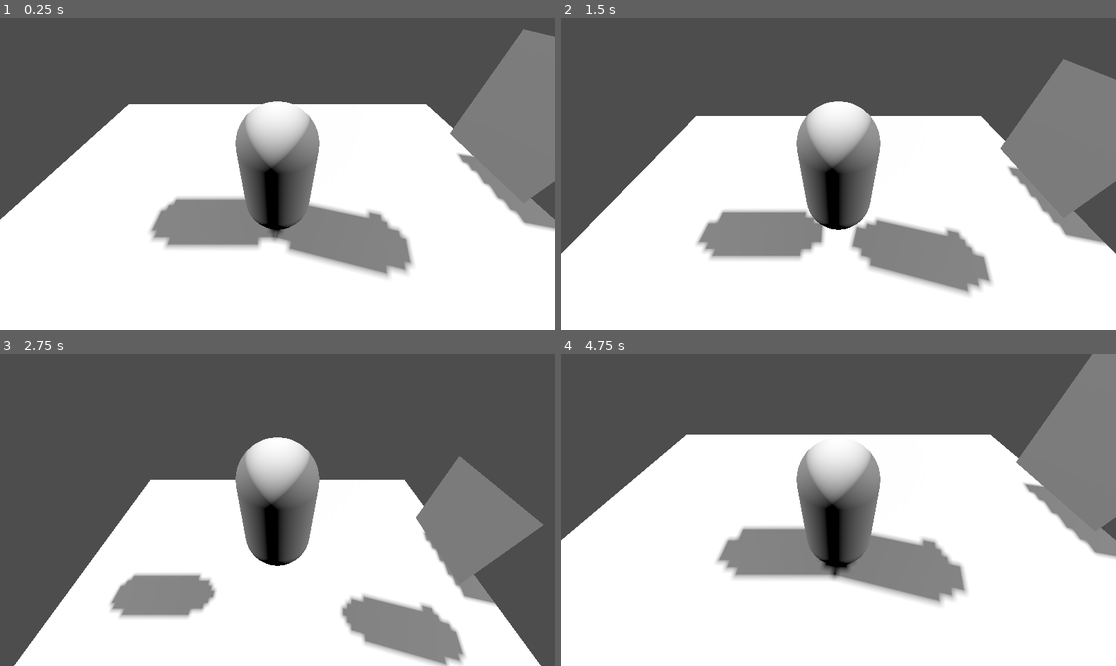
Above: before the commit, frames 1-4 (two rows, left to right).
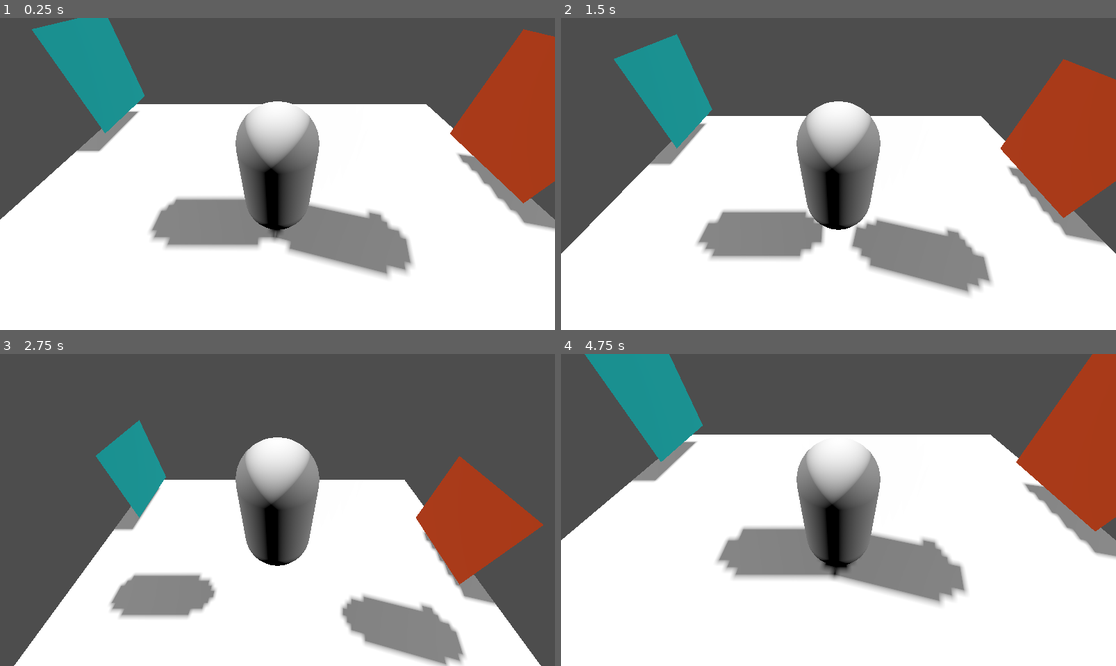
Above: after the commit, the same moments.

Repository: Jan-W-M/jame-gam
Game: Godot game, scene res://main.tscn
Same seed, same stepped clock (60 frames per second), same inputs: the game is played once before the commit and once after it.
Inputs:
- Up to frame 1 (0.25 s): no input
- Up to frame 2 (1.5 s): tap Enter (ui_accept) at 0.5, 0.6, 0.77, 1.07 s; hold Right (ui_right) 0.53-1.28 s; hold Down (ui_down) from 1.28 s (still down); tap Shift (run) at 1.35 s
- Up to frame 3 (2.75 s): tap Enter (ui_accept) at 1.52, 1.55, 1.82, 2.1 s; release Down (ui_down) at 2.03 s; hold Right (ui_right) from 2.03 s (still down)
- Up to frame 4 (4.75 s): release Right (ui_right) at 2.78 s; hold Up (ui_up) 2.78-3.53 s; tap Shift (run) at 2.85, 4.35 s; tap Enter (ui_accept) at 3.02, 3.05, 3.32, 3.6, 3.77, 4.07, 4.52, 4.55 s; hold Left (ui_left) from 3.53 s (still down)

The runs differ from the first frame. In frame 1, 11% of the frame differs, in the area x 5-100%, y 0-60%; in frame 2, 10%; in frame 3, 7.0%; in frame 4, 11%.
Error before the commit: Cannot call method 'get_node' on a null value. (res://Portal.gd:4)

Commit message:
basic portals done, and orgnized in own files

Diff:
--- a/CharacterBody3D.gd
+++ /dev/null
@@ -1,31 +0,0 @@
-extends CharacterBody3D
-
-
-const SPEED = 5.0
-const JUMP_VELOCITY = 4.5
-
-# Get the gravity from the project settings to be synced with RigidBody nodes.
-var gravity = ProjectSettings.get_setting("physics/3d/default_gravity")
-
-
-func _physics_process(delta):
-	# Add the gravity.
-	if not is_on_floor():
-		velocity.y -= gravity * delta
-
-	# Handle jump.
-	if Input.is_action_just_pressed("ui_accept") and is_on_floor():
-		velocity.y = JUMP_VELOCITY
-
-	# Get the input direction and handle the movement/deceleration.
-	# As good practice, you should replace UI actions with custom gameplay actions.
-	var input_dir = Input.get_vector("ui_left", "ui_right", "ui_up", "ui_down")
-	var direction = (transform.basis * Vector3(input_dir.x, 0, input_dir.y)).normalized()
-	if direction:
-		velocity.x = direction.x * SPEED
-		velocity.z = direction.z * SPEED
-	else:
-		velocity.x = move_toward(velocity.x, 0, SPEED)
-		velocity.z = move_toward(velocity.z, 0, SPEED)
-
-	move_and_slide()
--- a/Player/player.gd
+++ b/Player/player.gd
@@ -1,5 +1,6 @@
 extends CharacterBody3D
 
+@export var teleportable = true
 
 const JUMP_VELOCITY = 4.5
 @export var jump_count = 2
--- a/Portal.gd
+++ /dev/null
@@ -1,16 +0,0 @@
-extends Area3D
-
-@onready var player = get_parent().get_node("Player")
-var orangeportalpos = get_parent().get_node("player").position
-
-# Called when the node enters the scene tree for the first time.
-func _ready():
-	pass
-
-
-# Called every frame. 'delta' is the elapsed time since the previous frame.
-func _process(delta):
-	pass
-
-func _on_body_entered(body):
-	player.position = orangeportalpos
--- /dev/null
+++ b/Portals/Blue_Portal.gd
@@ -0,0 +1,25 @@
+extends Area3D
+
+@onready var player = get_parent().get_node("Player")
+@onready var orangeportalpos = get_parent().get_node("Orange_Portal").position
+#var orangeportalpos = get_parent().get_node("Player").position
+
+# Called when the node enters the scene tree for the first time.
+func _ready():
+	pass
+
+
+# Called every frame. 'delta' is the elapsed time since the previous frame.
+func _process(delta):
+	pass
+
+func _on_body_entered(body):
+	if $"../Player".teleportable == true:
+		player.position = orangeportalpos
+		$"../Player".teleportable = false
+		$Blue_Portal_Entered.start()
+
+
+func _on_orange_portal_entered_timeout():
+	$"../Player".teleportable = true
+	print("teleportable")
--- /dev/null
+++ b/Portals/Orange_Portal.gd
@@ -0,0 +1,25 @@
+extends Area3D
+
+@onready var player = get_parent().get_node("Player")
+@onready var blueportalpos = get_parent().get_node("Blue_Portal").position
+
+
+# Called when the node enters the scene tree for the first time.
+func _ready():
+	pass
+
+
+# Called every frame. 'delta' is the elapsed time since the previous frame.
+func _process(delta):
+	pass
+
+func _on_body_entered(body):
+	if $"../Player".teleportable == true:
+		player.position = blueportalpos
+		$"../Player".teleportable = false
+		$Orange_Portal_Entered.start()
+
+
+func _on_blue_portal_entered_timeout():
+	$"../Player".teleportable = true
+	print("teleportable")
--- /dev/null
+++ b/Portals/blue_portal.tscn
@@ -0,0 +1,30 @@
+[gd_scene load_steps=5 format=3 uid="uid://cdxuk2opve0dq"]
+
+[ext_resource type="Script" path="res://Portals/Blue_Portal.gd" id="1_egafi"]
+
+[sub_resource type="StandardMaterial3D" id="StandardMaterial3D_vaixa"]
+albedo_color = Color(0, 0.648445, 0.6487, 1)
+
+[sub_resource type="PlaneMesh" id="PlaneMesh_kve2i"]
+material = SubResource("StandardMaterial3D_vaixa")
+
+[sub_resource type="ConvexPolygonShape3D" id="ConvexPolygonShape3D_65g0p"]
+points = PackedVector3Array(-1, 0, -1, -1, 0, 1, 1, 0, -1, 1, 0, 1)
+
+[node name="Blue_Portal" type="Area3D"]
+transform = Transform3D(1, 0, 0, 0, 1, 0, 0, 0, 1, -4, 2, -3)
+script = ExtResource("1_egafi")
+
+[node name="MeshInstance3D" type="MeshInstance3D" parent="."]
+transform = Transform3D(-4.37114e-08, 1, 0, -1, -4.37114e-08, 0, 0, 0, 1, 0, 0, 0)
+mesh = SubResource("PlaneMesh_kve2i")
+
+[node name="CollisionShape3D" type="CollisionShape3D" parent="."]
+transform = Transform3D(-4.37114e-08, 1, 0, -1, -4.37114e-08, 0, 0, 0, 1, 0, 0, 0)
+shape = SubResource("ConvexPolygonShape3D_65g0p")
+
+[node name="Blue_Portal_Entered" type="Timer" parent="."]
+wait_time = 0.1
+one_shot = true
+
+[connection signal="body_entered" from="." to="." method="_on_body_entered"]
--- /dev/null
+++ b/Portals/orange_portal.tscn
@@ -0,0 +1,29 @@
+[gd_scene load_steps=5 format=3 uid="uid://cds7j3q8ca1ds"]
+
+[ext_resource type="Script" path="res://Portals/Orange_Portal.gd" id="1_knubs"]
+
+[sub_resource type="StandardMaterial3D" id="StandardMaterial3D_r44m5"]
+albedo_color = Color(0.773769, 0.243098, 0, 1)
+
+[sub_resource type="PlaneMesh" id="PlaneMesh_d2ljs"]
+material = SubResource("StandardMaterial3D_r44m5")
+
+[sub_resource type="ConvexPolygonShape3D" id="ConvexPolygonShape3D_vfpil"]
+points = PackedVector3Array(-1, 0, -1, -1, 0, 1, 1, 0, -1, 1, 0, 1)
+
+[node name="Orange_Portal" type="Area3D"]
+transform = Transform3D(1, 0, 0, 0, 1, 0, 0, 0, 1, 4, 2, -1)
+script = ExtResource("1_knubs")
+
+[node name="MeshInstance3D" type="MeshInstance3D" parent="."]
+transform = Transform3D(-4.37114e-08, -1, 0, 1, -4.37114e-08, 0, 0, 0, 1, 0, 0, 0)
+mesh = SubResource("PlaneMesh_d2ljs")
+
+[node name="CollisionShape3D" type="CollisionShape3D" parent="."]
+transform = Transform3D(-4.37114e-08, -1, 0, 1, -4.37114e-08, 0, 0, 0, 1, 0, 0, 0)
+shape = SubResource("ConvexPolygonShape3D_vfpil")
+
+[node name="Orange_Portal_Entered" type="Timer" parent="."]
+wait_time = 0.1
+
+[connection signal="body_entered" from="." to="." method="_on_body_entered"]
--- a/main.tscn
+++ b/main.tscn
@@ -1,11 +1,25 @@
-[gd_scene load_steps=5 format=3 uid="uid://d3e7va4jkujsr"]
+[gd_scene load_steps=10 format=3 uid="uid://d3e7va4jkujsr"]
 
 [ext_resource type="PackedScene" uid="uid://bv0r7a6tgcrx6" path="res://Player/player.tscn" id="1_2hba2"]
-[ext_resource type="Script" path="res://Portal.gd" id="2_rq4kf"]
+[ext_resource type="Script" path="res://Portals/Orange_Portal.gd" id="2_53sj1"]
+[ext_resource type="Script" path="res://Portals/Blue_Portal.gd" id="2_wl8xg"]
+
+[sub_resource type="StandardMaterial3D" id="StandardMaterial3D_r44m5"]
+albedo_color = Color(0.773769, 0.243098, 0, 1)
 
 [sub_resource type="PlaneMesh" id="PlaneMesh_d2ljs"]
+material = SubResource("StandardMaterial3D_r44m5")
 
 [sub_resource type="ConvexPolygonShape3D" id="ConvexPolygonShape3D_vfpil"]
+points = PackedVector3Array(-1, 0, -1, -1, 0, 1, 1, 0, -1, 1, 0, 1)
+
+[sub_resource type="StandardMaterial3D" id="StandardMaterial3D_vaixa"]
+albedo_color = Color(0, 0.648445, 0.6487, 1)
+
+[sub_resource type="PlaneMesh" id="PlaneMesh_kve2i"]
+material = SubResource("StandardMaterial3D_vaixa")
+
+[sub_resource type="ConvexPolygonShape3D" id="ConvexPolygonShape3D_65g0p"]
 points = PackedVector3Array(-1, 0, -1, -1, 0, 1, 1, 0, -1, 1, 0, 1)
 
 [node name="Node3D" type="Node3D"]
@@ -28,7 +42,7 @@
 
 [node name="Orange_Portal" type="Area3D" parent="."]
 transform = Transform3D(1, 0, 0, 0, 1, 0, 0, 0, 1, 4, 2, -1)
-script = ExtResource("2_rq4kf")
+script = ExtResource("2_53sj1")
 
 [node name="MeshInstance3D" type="MeshInstance3D" parent="Orange_Portal"]
 transform = Transform3D(-4.37114e-08, -1, 0, 1, -4.37114e-08, 0, 0, 0, 1, 0, 0, 0)
@@ -38,4 +52,26 @@
 transform = Transform3D(-4.37114e-08, -1, 0, 1, -4.37114e-08, 0, 0, 0, 1, 0, 0, 0)
 shape = SubResource("ConvexPolygonShape3D_vfpil")
 
+[node name="Orange_Portal_Entered" type="Timer" parent="Orange_Portal"]
+wait_time = 0.1
+
+[node name="Blue_Portal" type="Area3D" parent="."]
+transform = Transform3D(1, 0, 0, 0, 1, 0, 0, 0, 1, -4, 2, -3)
+script = ExtResource("2_wl8xg")
+
+[node name="MeshInstance3D" type="MeshInstance3D" parent="Blue_Portal"]
+transform = Transform3D(-4.37114e-08, 1, 0, -1, -4.37114e-08, 0, 0, 0, 1, 0, 0, 0)
+mesh = SubResource("PlaneMesh_kve2i")
+
+[node name="CollisionShape3D" type="CollisionShape3D" parent="Blue_Portal"]
+transform = Transform3D(-4.37114e-08, 1, 0, -1, -4.37114e-08, 0, 0, 0, 1, 0, 0, 0)
+shape = SubResource("ConvexPolygonShape3D_65g0p")
+
+[node name="Blue_Portal_Entered" type="Timer" parent="Blue_Portal"]
+wait_time = 0.1
+one_shot = true
+
 [connection signal="body_entered" from="Orange_Portal" to="Orange_Portal" method="_on_body_entered"]
+[connection signal="timeout" from="Orange_Portal/Orange_Portal_Entered" to="Blue_Portal" method="_on_orange_portal_entered_timeout"]
+[connection signal="body_entered" from="Blue_Portal" to="Blue_Portal" method="_on_body_entered"]
+[connection signal="timeout" from="Blue_Portal/Blue_Portal_Entered" to="Orange_Portal" method="_on_blue_portal_entered_timeout"]
